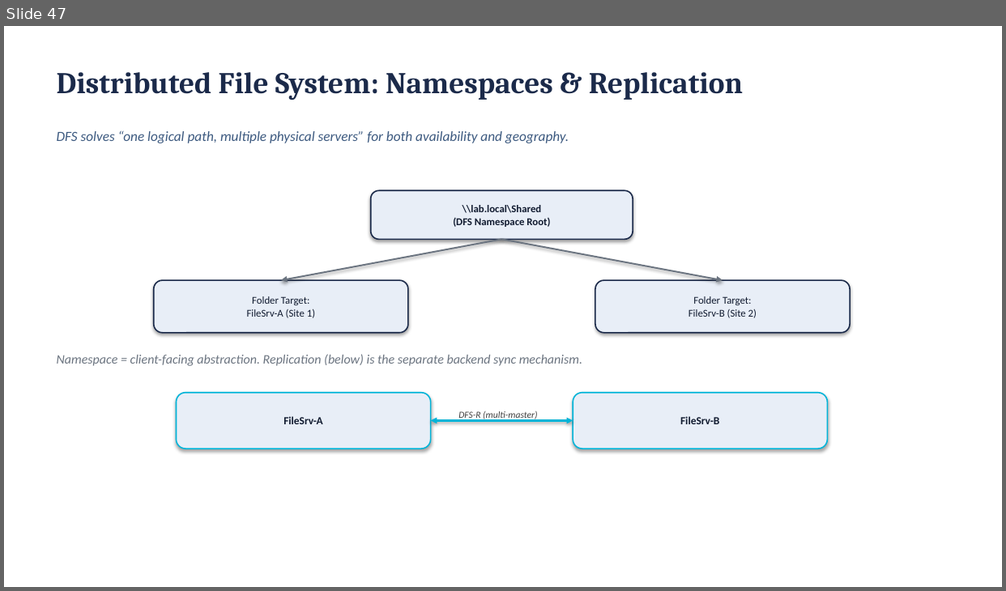
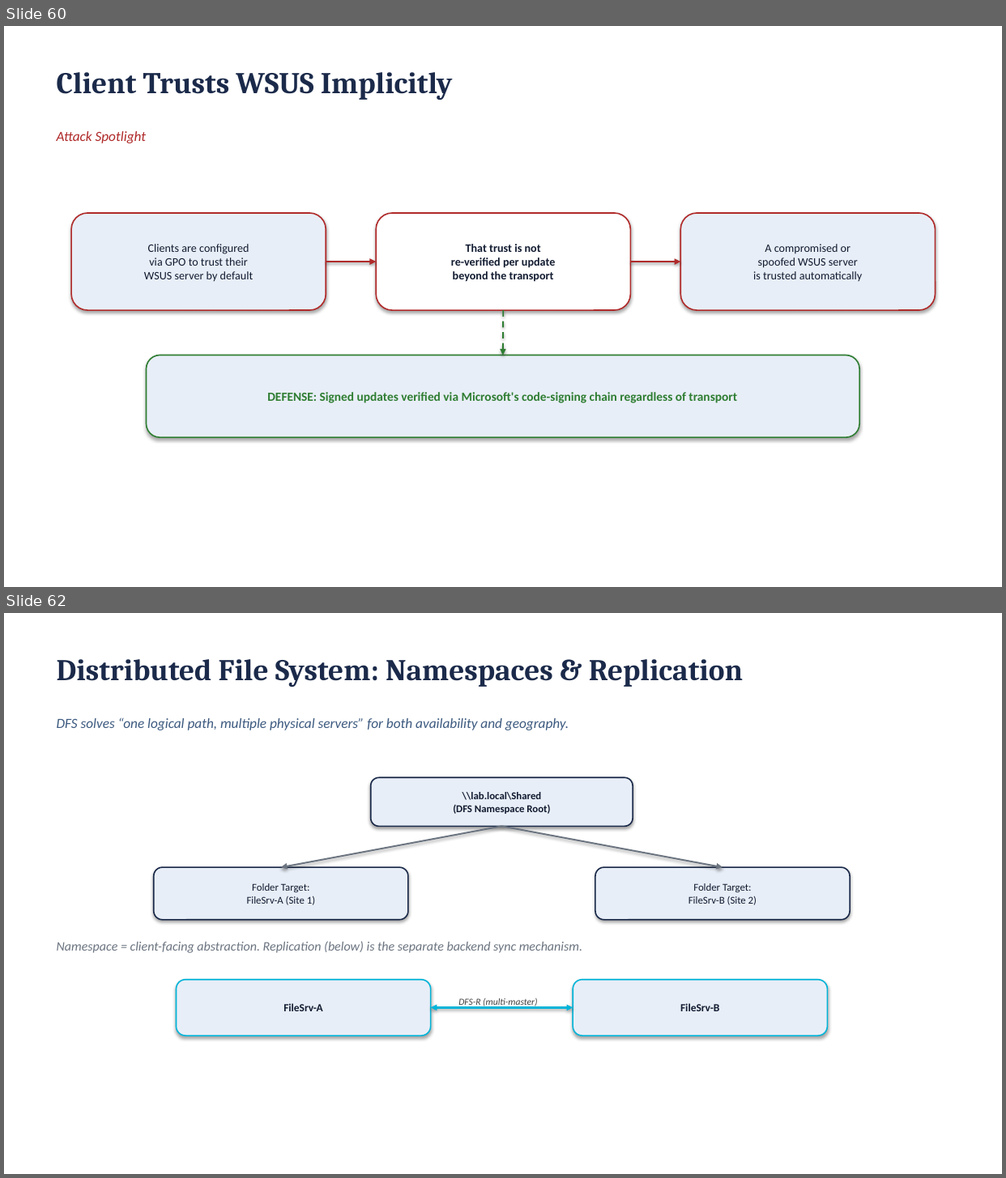
Before and after one commit to BYU-CYBER-444/byu-cyber-444.github.io, a slide deck: lectures/CYBER444_Week03_Windows_Server_Administration.pptx. Shown one above the other, each under a label of ours: slide 47 before the commit, slides 60 and 62 after it; the slides between them are not shown. The pictures are 1006x591 and 1006x1178 pixels, drawn with LibreOffice and Linux fonts; fonts in the diff are those of the drawing. Boxes give left, top, right and bottom in pixels: in the first picture for what was removed or moved away, otherwise in the second. Text is boxed around its words. In the diff, an @@ line names an element or a change of style, - is before the commit and + after.

```diff
--- a/lectures/CYBER444_Week03_Windows_Server_Administration.pptx
+++ b/lectures/CYBER444_Week03_Windows_Server_Administration.pptx
@@ slide 60 added at (x1=4, y1=26, x2=1002, y2=587), background #FFFFFF @@
@@ text added at (x1=57, y1=72, x2=453, y2=100), 29 pt, text #1B2A4A, bold @@
+Client Trusts WSUS Implicitly
@@ text added at (x1=57, y1=131, x2=146, y2=143), 13.5 pt, text #B02A2A, italic @@
+Attack Spotlight
@@ rounded rectangle added at (x1=71, y1=213, x2=326, y2=310), fill #E8EEF7, outline #B02A2A 1.25 pt, 11 pt, text #111B30 @@
+Clients are configured
+via GPO to trust their
+WSUS server by default
@@ rounded rectangle added at (x1=376, y1=213, x2=631, y2=310), fill #FFFFFF, outline #B02A2A 1.25 pt, 11 pt, text #111B30, bold @@
+That trust is not
+re-verified per update
+beyond the transport
@@ rounded rectangle added at (x1=681, y1=213, x2=936, y2=310), fill #E8EEF7, outline #B02A2A 1.25 pt, 11 pt, text #111B30 @@
+A compromised or
+spoofed WSUS server
+is trusted automatically
@@ arrow added from (326, 262) to (376, 262), #B02A2A 2 pt @@
@@ arrow added from (631, 262) to (681, 262), #B02A2A 2 pt @@
@@ arrow added from (503, 310) to (503, 356), #2E7D32 1.5 pt dashed @@
@@ rounded rectangle added at (x1=147, y1=356, x2=859, y2=437), fill #E8EEF7, outline #2E7D32 1.25 pt, 12 pt, text #2E7D32, bold @@
+DEFENSE: Signed updates verified via Microsoft's code-signing chain regardless of transport
@@ what was slide 47 is now slide 62 @@
```
Also in this commit, not shown: 2 slides changed, 37 other slides added, 8 slides removed.
